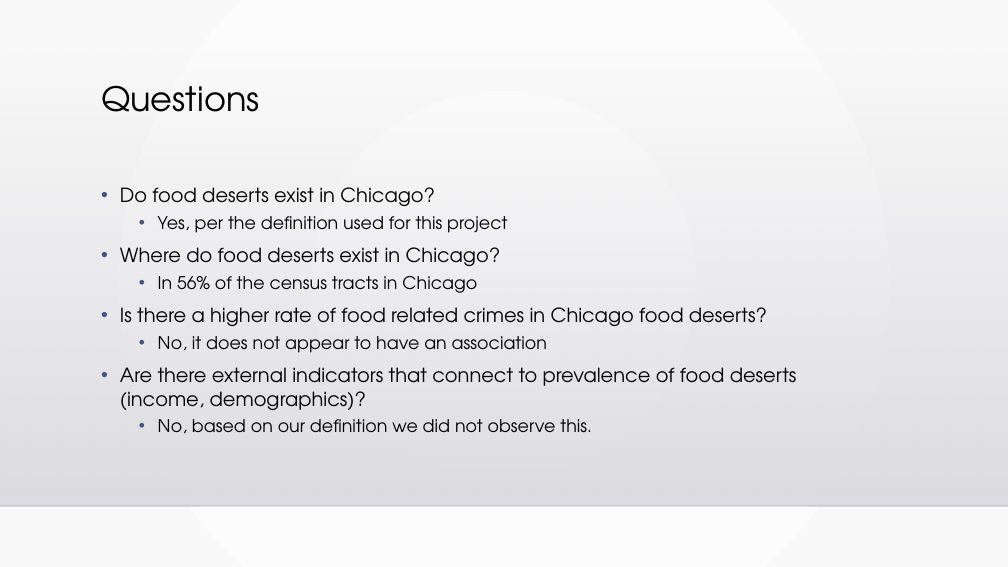
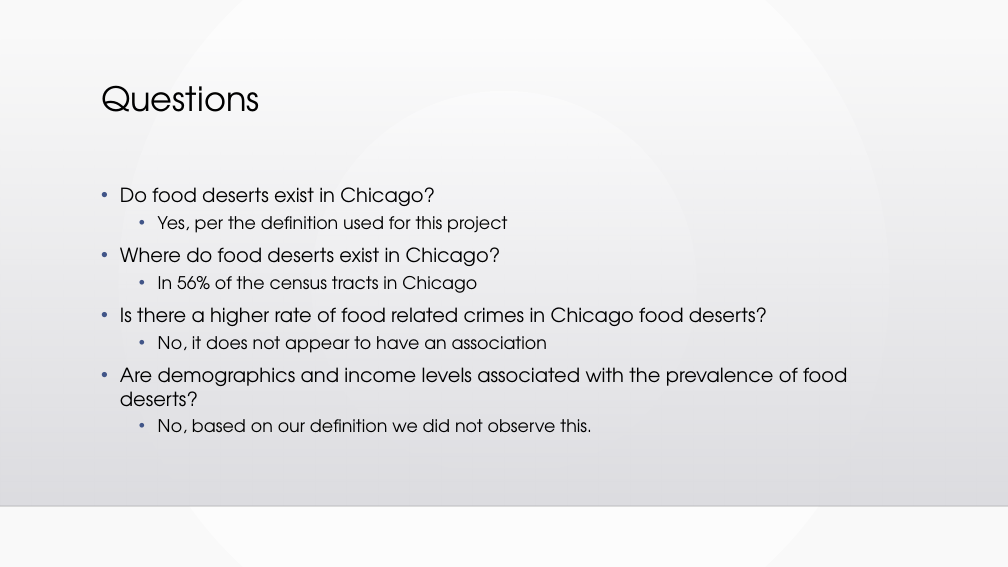
Before and after one commit to chell0011/MMA1, a slide deck: slide 17 of Chicago_Food_Deserts_Final.pptx. Drawn at 1008x567 pixels with LibreOffice and Linux fonts; fonts in the diff are those of the drawing; background and template pictures are left out. Boxes give left, top, right and bottom in pixels: in the first picture for what was removed or moved away, otherwise in the second. Text is boxed around its words. In the diff, an @@ line names an element or a change of style, - is before the commit and + after.

```diff
--- a/Chicago_Food_Deserts_Final.pptx
+++ b/Chicago_Food_Deserts_Final.pptx
@@ text at box(120, 367, 847, 407): text changed @@
-• Are there external indicators that connect to prevalence of food deserts (income, demographics)?
+• Are demographics and income levels associated with the prevalence of food deserts?
```
Also in this commit, not shown: 13 other slides changed, 1 other file.
